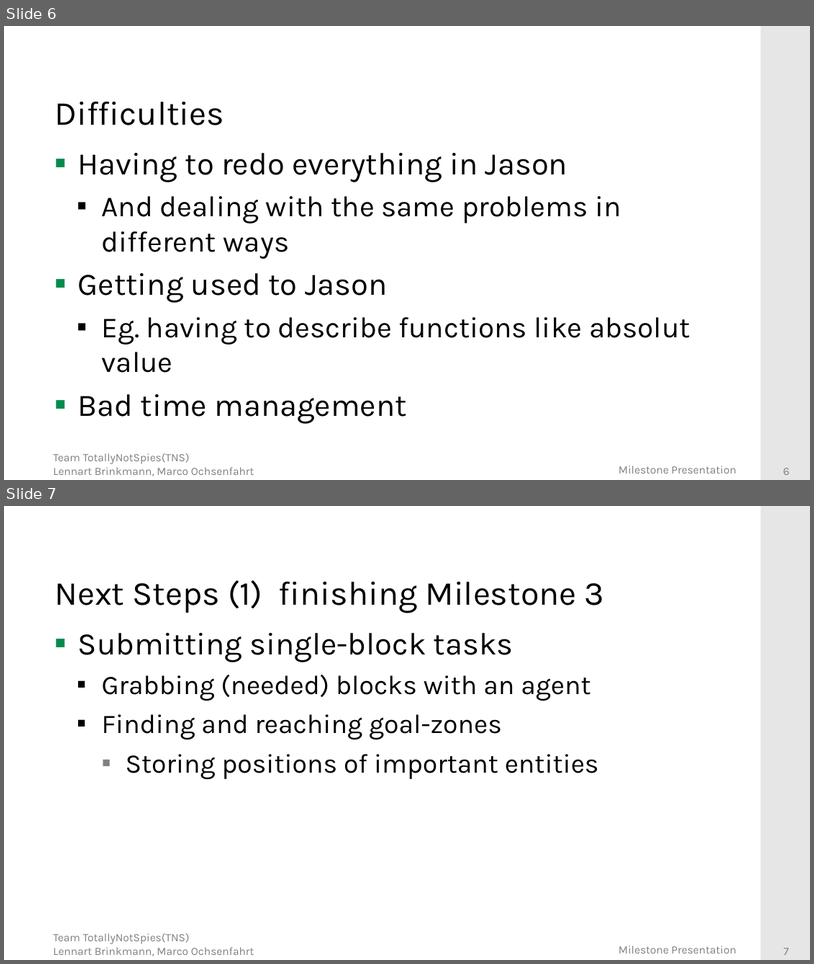
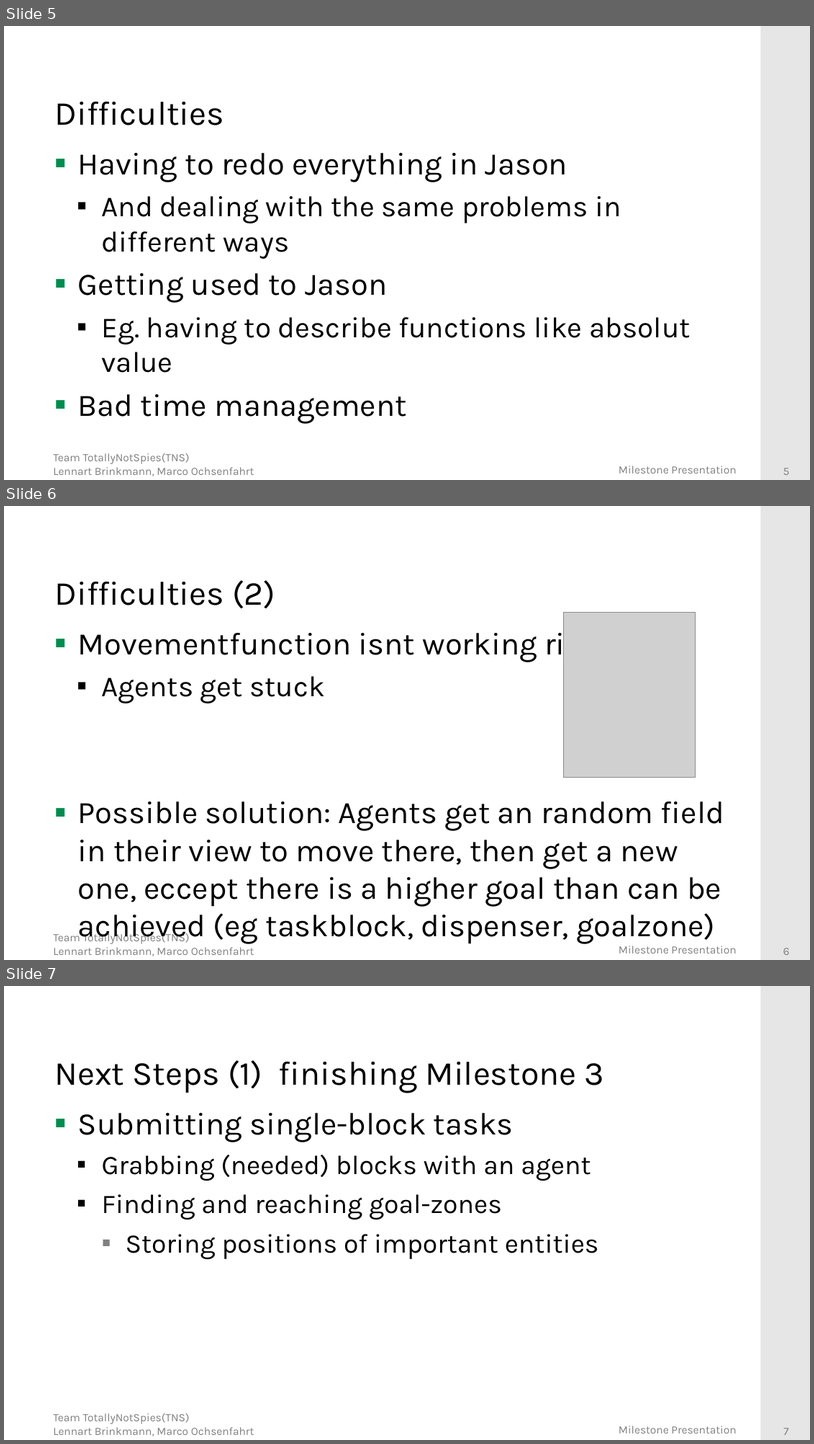
Before and after one commit to DieMango/PiB_Bri_Och, a slide deck: Milestone2 Presentation.pptx. Shown one above the other, each under a label of ours: slides 6 and 7 before the commit, slides 5, 6 and 7 after it. The pictures are 814x964 and 814x1444 pixels, drawn with LibreOffice and Linux fonts; fonts in the diff are those of the drawing; grey boxes stand for pictures; background and template pictures are left out. Boxes give left, top, right and bottom in pixels: in the first picture for what was removed or moved away, otherwise in the second. Text is boxed around its words. In the diff, an @@ line names an element or a change of style, - is before the commit and + after.

```diff
--- a/Milestone2 Presentation.pptx
+++ b/Milestone2 Presentation.pptx
@@ slide 6 added at [4, 506, 810, 960], background #FFFFFF; not listed: 4 template elements that a slide beside it also shows @@
@@ title added at [54, 580, 275, 608], 30 pt, text #000000 @@
+Difficulties (2)
@@ picture added at [563, 613, 696, 777] @@
@@ text added at [78, 626, 725, 944], 28 pt, text #000000 @@
+▪ Movementfunction isnt working right
+  ▪ Agents get stuck
+▪ Possible solution: Agents get an random field in their view to move there, then get a new one, eccept there is a higher goal than can be achieved (eg taskblock, dispenser, goalzone)
@@ what was slide 6 is now slide 5 @@
@@ page number at [784, 467, 790, 475]: text changed @@
-6
+5
```
Also in this commit, not shown: 1 slide removed.
